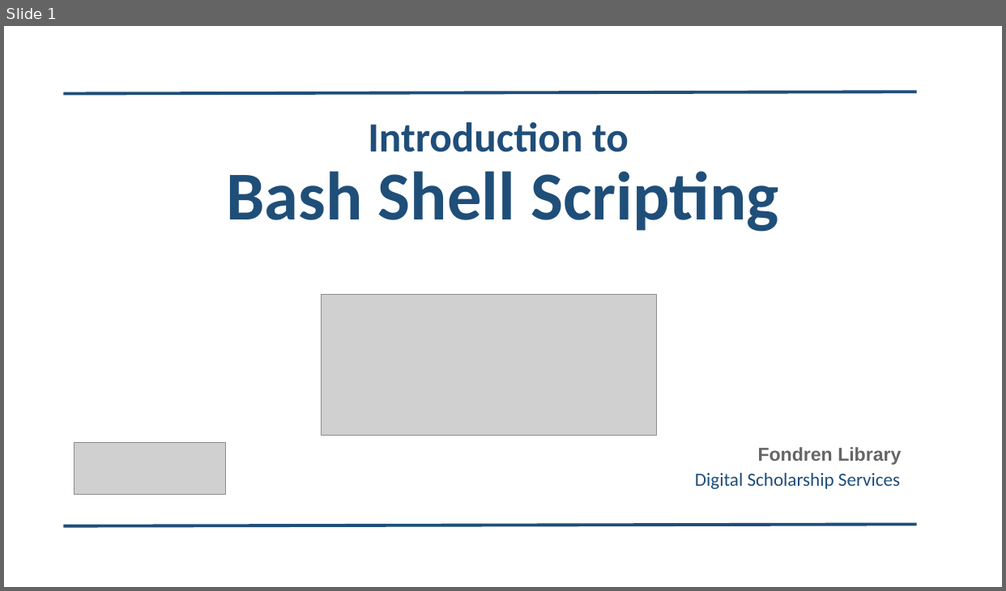
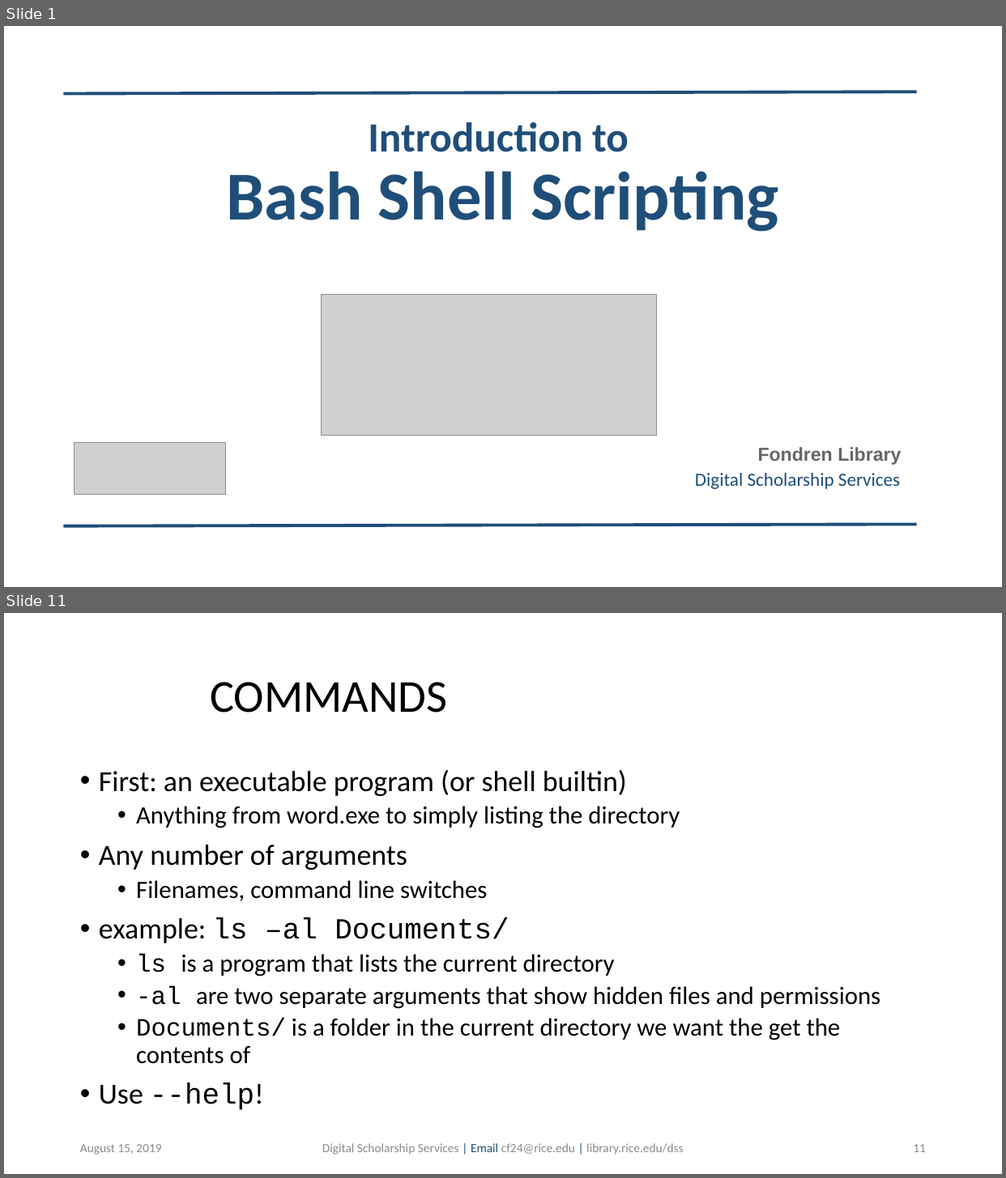
Before and after one commit to bakitybacon/rice-data-and-donuts, a slide deck: bash/Introduction to Bash.pptx. Shown one above the other, each under a label of ours: slide 1 before the commit, slides 1 and 11 after it; the slides between them are not shown. The pictures are 1006x591 and 1006x1178 pixels, drawn with LibreOffice and Linux fonts; fonts in the diff are those of the drawing; grey boxes stand for pictures; background and template pictures are left out. Boxes give left, top, right and bottom in pixels: in the first picture for what was removed or moved away, otherwise in the second. Text is boxed around its words. In the diff, an @@ line names an element or a change of style, - is before the commit and + after.

```diff
--- a/bash/Introduction to Bash.pptx
+++ b/bash/Introduction to Bash.pptx
@@ slide 11 added at (x1=4, y1=613, x2=1002, y2=1174), background #FFFFFF @@
@@ title added at (x1=210, y1=682, x2=447, y2=713), 44 pt, text #000000 @@
+COMMANDS
@@ text added at (x1=99, y1=770, x2=880, y2=1110), 24 pt, text #000000 @@
+• First: an executable program (or shell builtin)
+  • Anything from word.exe to simply listing the directory
+• Any number of arguments
+  • Filenames, command line switches
+• example: ls –al Documents/
+  • ls is a program that lists the current directory
+  • -al are two separate arguments that show hidden files and permissions
+  • Documents/ is a folder in the current directory we want the get the contents of
+• Use --help!
@@ text added at (x1=80, y1=1144, x2=161, y2=1155), 12 pt, text #8C8C8C @@
+August 15, 2019
@@ text added at (x1=322, y1=1144, x2=683, y2=1155), 12 pt, text #8C8C8C @@
+Digital Scholarship Services | Email cf24@rice.edu | library.rice.edu/dss
@@ page number added at (x1=913, y1=1144, x2=926, y2=1152), 12 pt, text #8C8C8C @@
+11
```
Also in this commit, not shown: 1 slide changed, 41 other slides added.
